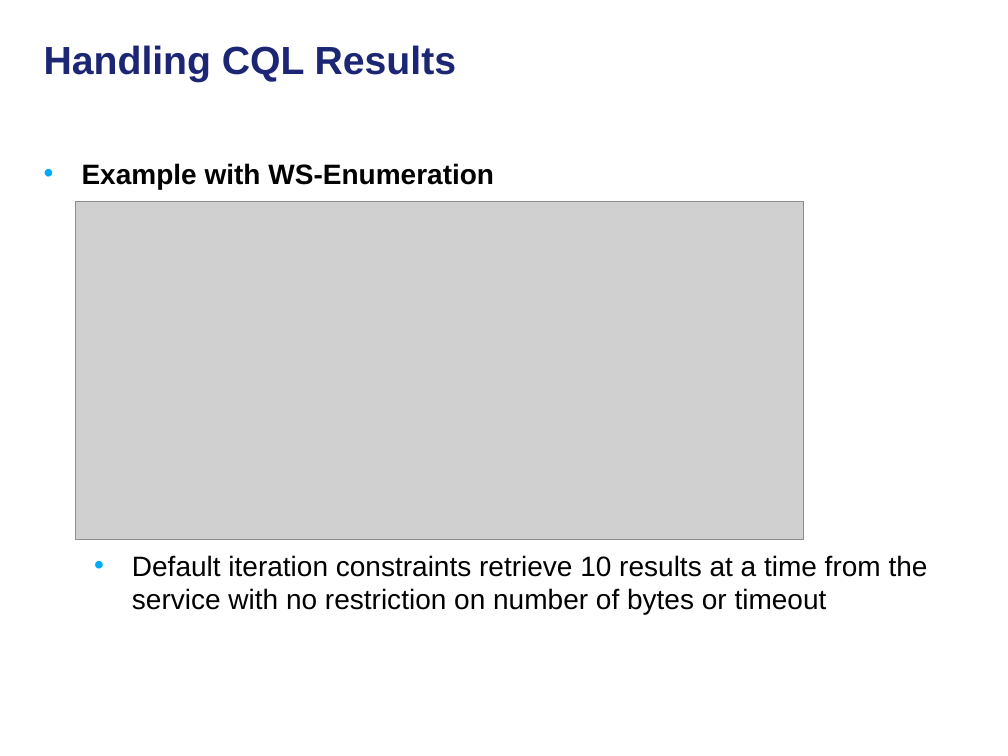
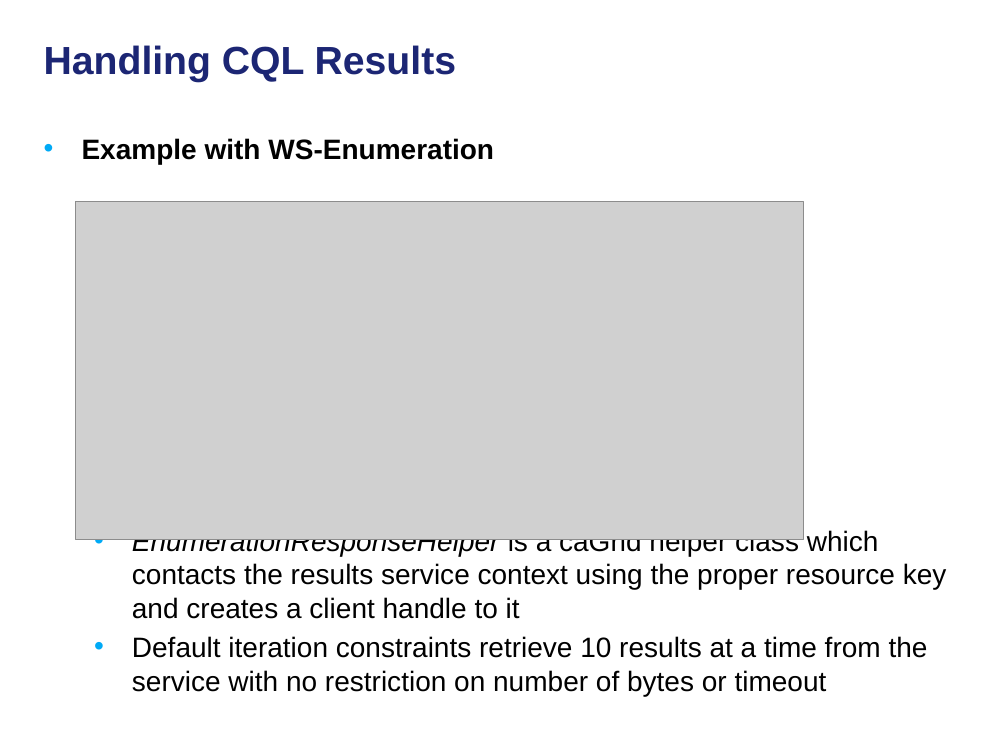
Before and after one commit to NCIP/cagrid-docs, a slide deck: slide 25 of presentations/200906_Novartis/caGrid Data Services.pptx. Drawn at 1008x756 pixels with LibreOffice and Linux fonts; fonts in the diff are those of the drawing; grey boxes stand for pictures; background and template pictures are left out. Boxes give left, top, right and bottom in pixels: in the first picture for what was removed or moved away, otherwise in the second. Text is boxed around its words. In the diff, an @@ line names an element or a change of style, - is before the commit and + after.

```diff
--- a/presentations/200906_Novartis/caGrid Data Services.pptx
+++ b/presentations/200906_Novartis/caGrid Data Services.pptx
@@ text "Example with WS-Enumeration": place and size @@
-text "Example with WS-Enumeration" at [82, 163, 928, 615]
+text "Example with WS-Enumeration" at [82, 138, 947, 696]
@@ text at [132, 530, 947, 619]: paragraph added @@
+  • EnumerationResponseHelper is a caGrid helper class which contacts the results service context using the proper resource key and creates a client handle to it
```
Also in this commit, not shown: 2 other slides changed, 5 slides added.
